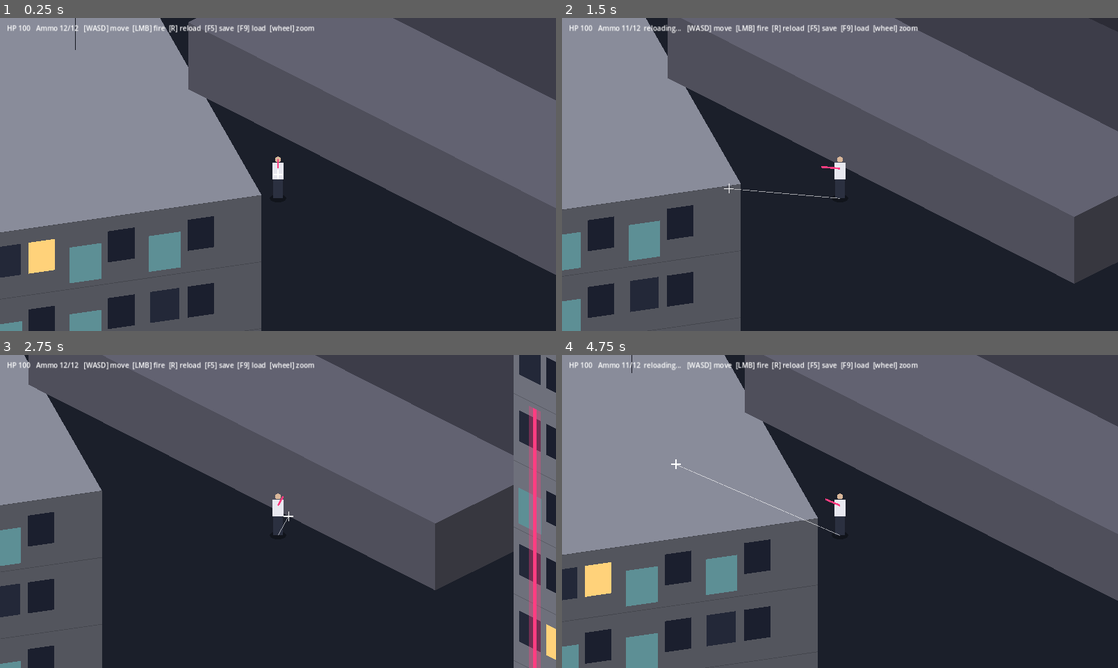
Above: before the commit, frames 1-4 (two rows, left to right).
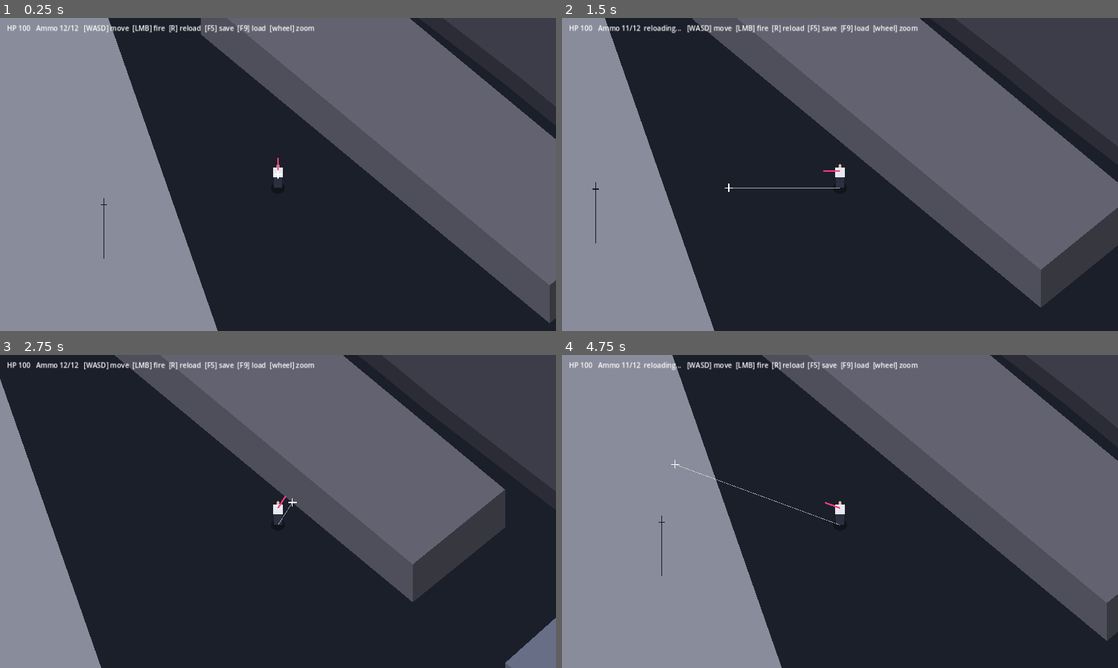
Above: after the commit, the same moments.

Repository: XI-Elf/Block-96
Game: Godot game, scene res://src/game/main.tscn
Same seed, same stepped clock (60 frames per second), same inputs: the game is played once before the commit and once after it.
Inputs (mouse positions are in pixels of both pictures, inside the frame that each line leads up to):
- Up to frame 1 (0.25 s): no input
- Up to frame 2 (1.5 s): tap Enter at 0.5 s; move the mouse to (962, 158) at 0.52 s; hold D 0.53-1.28 s; hold R 0.53-1.28 s; click (962, 158) at 0.67 s; move the mouse to (728, 190) at 1.27 s; hold S from 1.28 s (still down); tap R at 1.35 s
- Up to frame 3 (2.75 s): move the mouse to (333, 442) at 2.02 s; release S at 2.03 s; hold D from 2.03 s (still down); hold R from 2.03 s (still down)
- Up to frame 4 (4.75 s): move the mouse to (812, 574) at 2.77 s; release D at 2.78 s; release R at 2.78 s; hold W 2.78-3.53 s; tap R at 2.85, 4.35 s; click (812, 574) at 2.92 s; move the mouse to (1006, 558) at 3.52 s; hold R 3.53-4.28 s; hold A from 3.53 s (still down); move the mouse to (673, 464) at 4.27 s

The runs differ from the first frame. In frame 1, 33% of the frame differs, in the area x 0-100%, y 0-100%; in frame 2, 31%; in frame 3, 32%; in frame 4, 34%.

Commit message:
Steeper camera (55 degrees) to reduce occlusion by tall buildings
Co-Authored-By: Claude Sonnet 5.5 <noreply@anthropic.com>
Claude-Session: https://claude.ai/code/session_01JTZd7UFpyre5XqY7AWcSHk

Diff:
--- a/src/game/building_view.gd
+++ b/src/game/building_view.gd
@@ -4,7 +4,7 @@
 ## Heights range from single-storey private houses to 9-floor panel blocks.
 
 const FLOOR_H := 2.8
-const PH := 39.19 # = Iso.PX_PER_M_HEIGHT
+const PH := Iso.PX_PER_M_HEIGHT
 
 const WALL := {
 	"house": Color("5d6277"), "shed": Color("5e504a"), "garage_row": Color("585865"),
--- a/src/game/main.gd
+++ b/src/game/main.gd
@@ -5,7 +5,7 @@
 const PLAYER_ID := 1
 const TRACER_TTL := 0.12
 const CHEST_M := 1.25 # weapon height
-const ZOOM_DEFAULT := 1.4
+const ZOOM_DEFAULT := 1.2
 const ZOOM_MIN := 0.6
 const ZOOM_MAX := 2.5
 
@@ -42,7 +42,7 @@
 	overlay.draw.connect(_draw_overlay)
 	add_child(overlay)
 	camera = Camera2D.new()
-	camera.zoom = Vector2(ZOOM_DEFAULT, ZOOM_DEFAULT) # at 1.4 a 4.5 m car is ~225 px long on the screen (matches the owner's reference)
+	camera.zoom = Vector2(ZOOM_DEFAULT, ZOOM_DEFAULT) # at 1.2 a 4.5 m car is ~220 px long on the screen (matches the owner's reference)
 	add_child(camera)
 	var layer := CanvasLayer.new()
 	hud = Label.new()
--- a/src/game/player_view.gd
+++ b/src/game/player_view.gd
@@ -2,14 +2,14 @@
 extends Node2D
 ## Human figure, 1.75 m tall, drawn at its real scale (see Iso).
 
-const PH := 39.19
+const PH := Iso.PX_PER_M_HEIGHT
 const BODY_W := 0.5 # metres
 var dir := Vector2.RIGHT
 
 
 func _draw() -> void:
 	var k := 45.25 # px per metre of ground distance
-	draw_colored_polygon(_ellipse(Vector2.ZERO, BODY_W * 0.6 * k, BODY_W * 0.3 * k), Color(0, 0, 0, 0.35))
+	draw_colored_polygon(_ellipse(Vector2.ZERO, BODY_W * 0.6 * k, BODY_W * 0.6 * k * Iso.HALF_H / Iso.HALF_W), Color(0, 0, 0, 0.35))
 	var hw := BODY_W * 0.5 * k * 0.7
 	# legs, torso, head
 	draw_rect(Rect2(-hw, -0.85 * PH, hw * 2, 0.85 * PH), Color("2b3040"))
--- a/src/world/iso.gd
+++ b/src/world/iso.gd
@@ -1,13 +1,15 @@
 class_name Iso
 extends RefCounted
-## 2:1 isometry (camera elevation 30 degrees, rotated 45 degrees).
-## Ground scale: 1 world metre along an axis = (32, 16) px, i.e. 45.25 px per metre of ground distance.
-## Vertical scale follows from the projection: 45.25 * cos(30 deg) = 39.19 px per metre of height.
+## Orthographic camera rotated 45 degrees around the vertical axis, tilted to ELEVATION_DEG above the ground.
+## Ground scale: 1 world metre along an axis = (32, HALF_H) px, i.e. 45.25 px per metre of ground distance;
+## HALF_H = 32 * sin(elevation) and PX_PER_M_HEIGHT = 45.2548 * cos(elevation) (tests check these).
+## At 55 degrees (like the owner's reference photo) tall buildings hide much less of the ground than at 30.
 ## Real-world proportions used everywhere: human 1.75 m, floor 2.8 m, car 4.5 m.
 
 const HALF_W := 32.0
-const HALF_H := 16.0
-const PX_PER_M_HEIGHT := 39.19
+const ELEVATION_DEG := 55.0
+const HALF_H := 26.2129
+const PX_PER_M_HEIGHT := 25.9560
 const FLOOR_HEIGHT_M := 2.8
 
 
--- a/tests/run_tests.gd
+++ b/tests/run_tests.gd
@@ -46,7 +46,7 @@
 	check(Level.depth_relation(behind, front) < 0 and Level.depth_relation(front, behind) > 0, "depth order: farther is drawn first")
 
 	# scale and building variety
-	check(absf(Iso.PX_PER_M_HEIGHT - 45.2548 * cos(deg_to_rad(30.0))) < 0.1, "vertical scale matches the isometric projection")
+	check(absf(Iso.PX_PER_M_HEIGHT - 45.2548 * cos(deg_to_rad(Iso.ELEVATION_DEG))) < 0.05 and absf(Iso.HALF_H - 32.0 * sin(deg_to_rad(Iso.ELEVATION_DEG))) < 0.05, "projection constants match the camera elevation")
 	var min_h := 1e9
 	var max_h := 0.0
 	var rotated := 0
Not shown, changed: docs/DECISIONS.md
